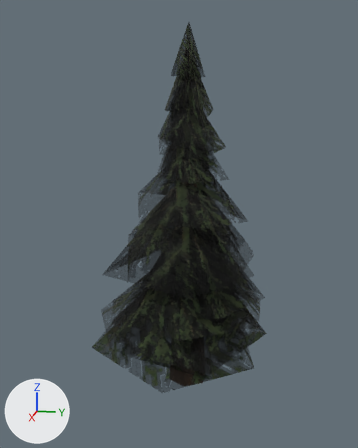
An edit to the FBX model Assets/Art/Models/prop/tree_set/tree_2.fbx, drawn before and after from the same camera.
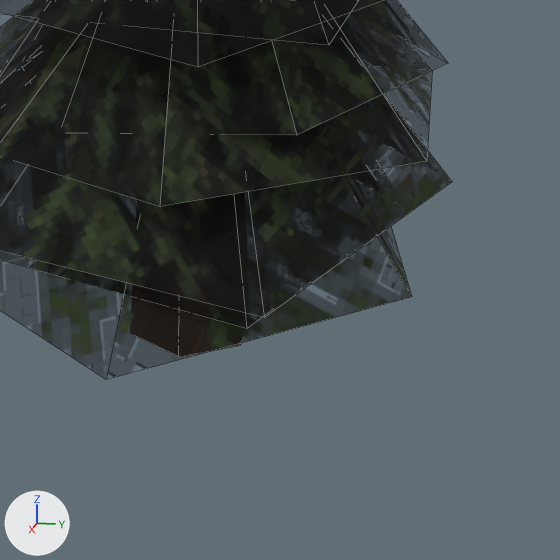
There are two pictures of each version: one whole from a 50 mm camera at (6.81, -14.14, 6.98) aimed at (-4.86, -16.47, 4.06), one close up on the part from 36% to 84% of the width and 62% to 100% of the height. The lights are fixed; the arrows at lower left show +X, +Y and +Z. The close-ups show mesh edges as thin lines. Where no turn or scale is listed for an object, it has been applied to the vertices.

Names of what the first close-up shows: 'tree_2'.
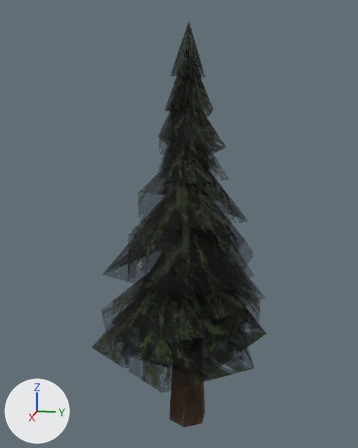
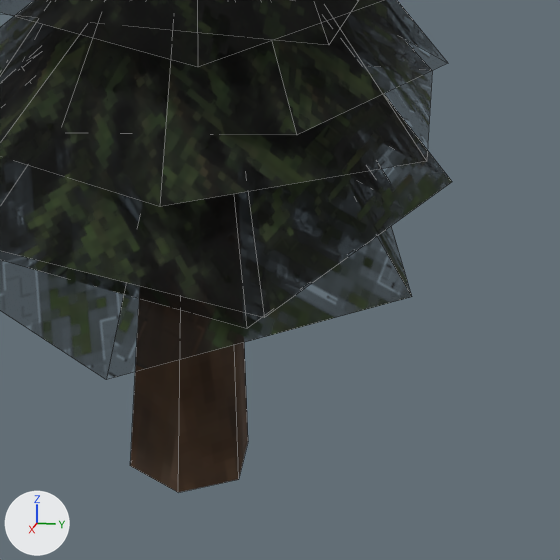
The newer file is also turned or shifted as a whole; pictures and numbers use the older file's frame.

Edits to the bpy script that builds the scene:
```text
Change me_cube_023:
    where me_cube_023.from_pydata(...)  # 125 vertices, 109 faces; spans x -2.34..2.2, y -2.33..1.99, z 0.0..8.72
    used by ob_tree_2; location = (-4.727, -16.215, 0.0)
    me_cube_023 part 1: the loose piece of 25 vertices spanning x -0.51..0.51, y -0.44..0.44, z 0.0..8.51 is scaled about its middle by (1, 1, 1.07), then moved by (0.0, 0.0, -0.88)
```

Location of each change, [x1, y1, x2, y2] in pixels of the close-ups (560 x 560 px; the box of a moved part takes in the faces that stretch with it):
'tree_2', reshaped: before [0, 0, 452, 378]; after [0, 0, 452, 492]
part 1 of me_cube_023, moved or reshaped: before [133, 272, 241, 357]; after [130, 272, 248, 492]
